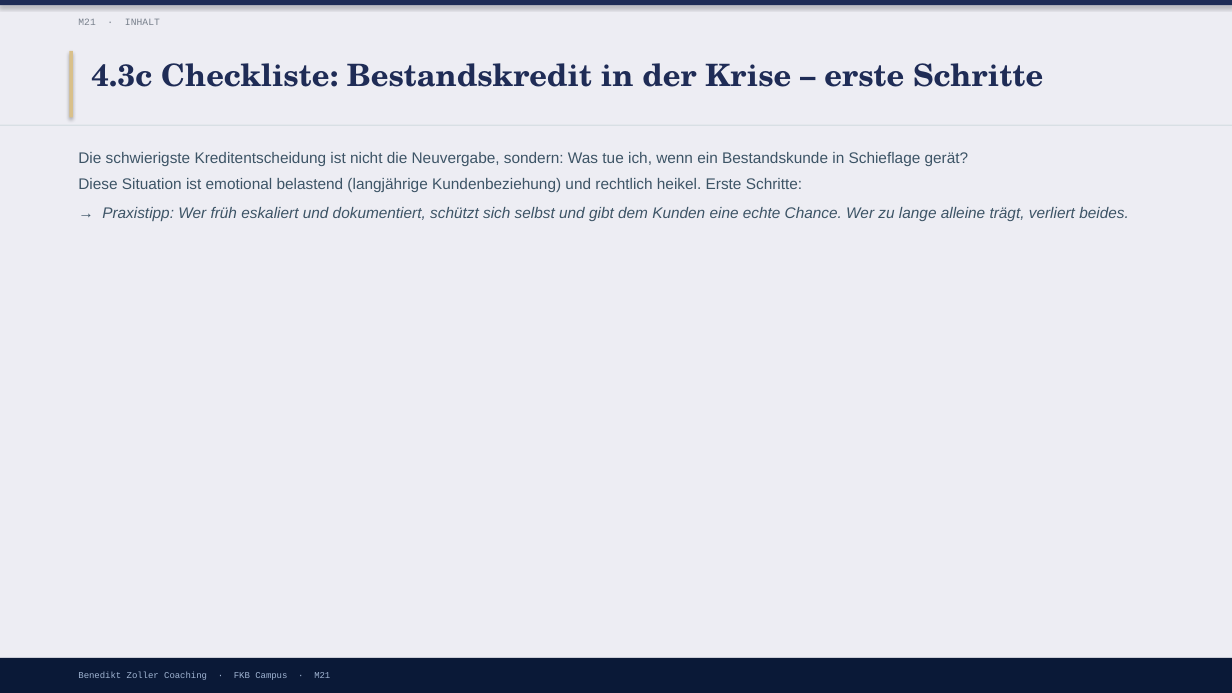
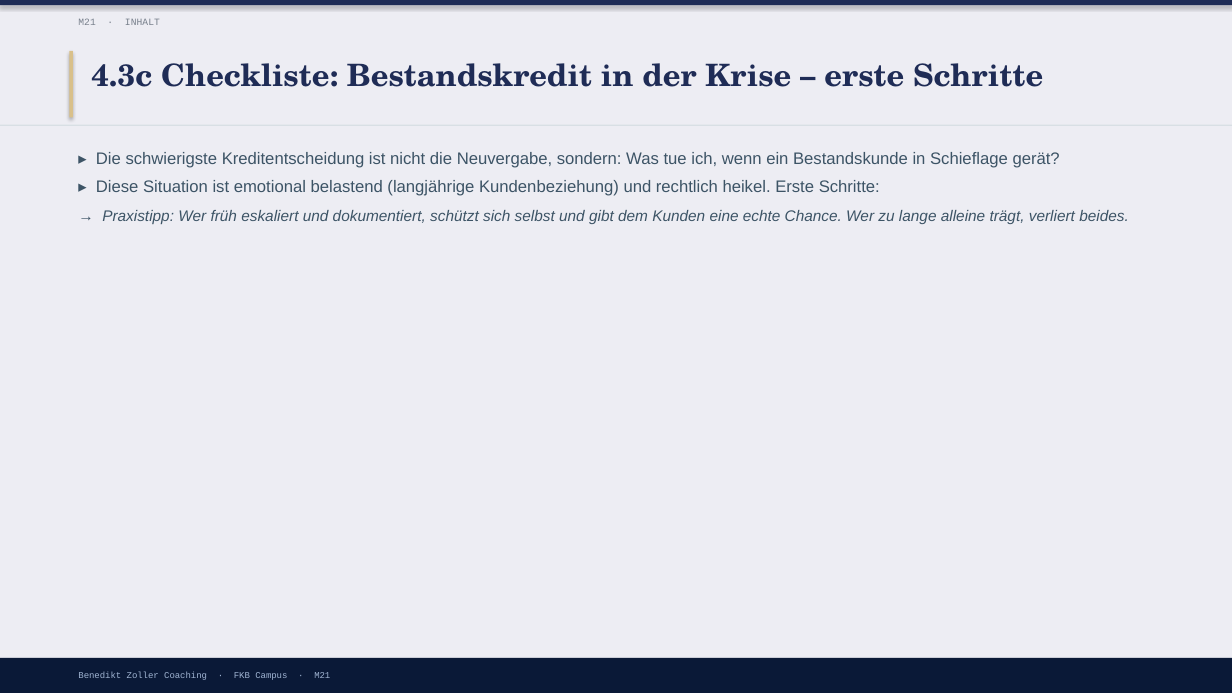
Before and after one commit to ck5rqc47pr-byte/firmenkundenakademie-online, a slide deck: slide 15 of protected-downloads/praesentation/M21.pptx (slide 13 before the commit). Drawn at 1232x693 pixels with LibreOffice and Linux fonts; fonts in the diff are those of the drawing. Boxes give left, top, right and bottom in pixels: in the first picture for what was removed or moved away, otherwise in the second. Text is boxed around its words. In the diff, an @@ line names an element or a change of style, - is before the commit and + after.

```diff
--- a/protected-downloads/praesentation/M21.pptx
+++ b/protected-downloads/praesentation/M21.pptx
@@ text at (96, 152, 1060, 196): text changed; size 12 to 13 pt @@
-Die schwierigste Kreditentscheidung ist nicht die Neuvergabe, sondern: Was tue ich, wenn ein Bestandskunde in Schieflage gerät?
-Diese Situation ist emotional belastend (langjährige Kundenbeziehung) und rechtlich heikel. Erste Schritte:
+▸ Die schwierigste Kreditentscheidung ist nicht die Neuvergabe, sondern: Was tue ich, wenn ein Bestandskunde in Schieflage gerät?
+▸ Diese Situation ist emotional belastend (langjährige Kundenbeziehung) und rechtlich heikel. Erste Schritte:
```
Also in this commit, not shown: 7 other slides changed, 6 slides added, 1 slide removed, 21 other files.
